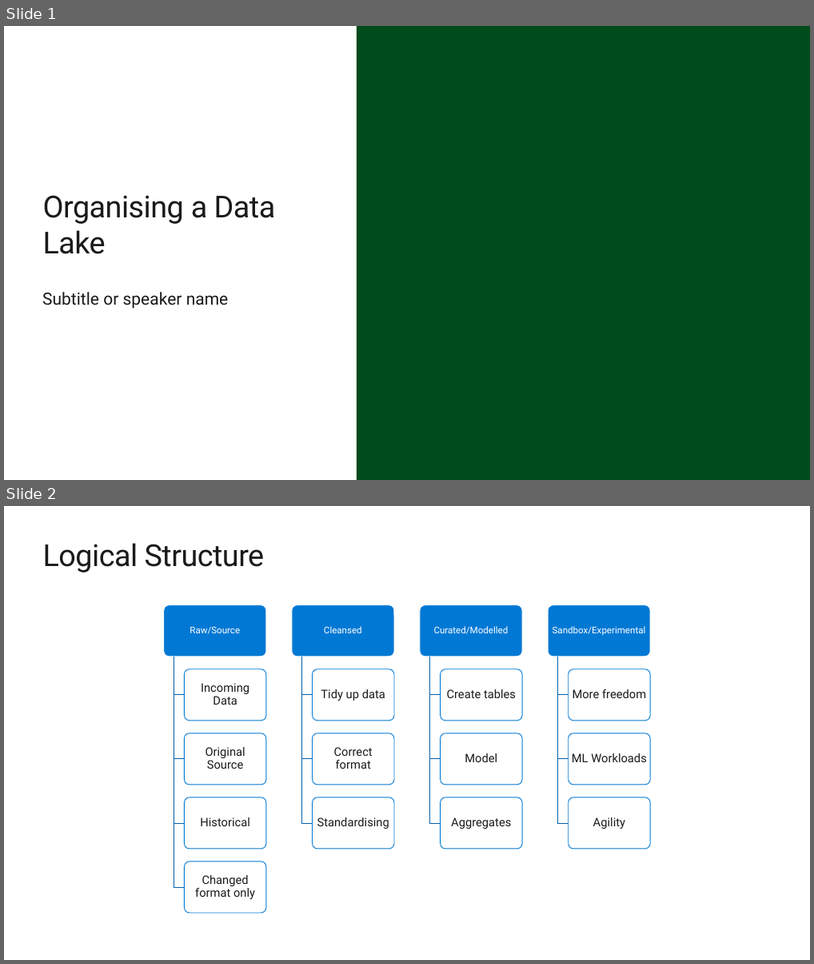
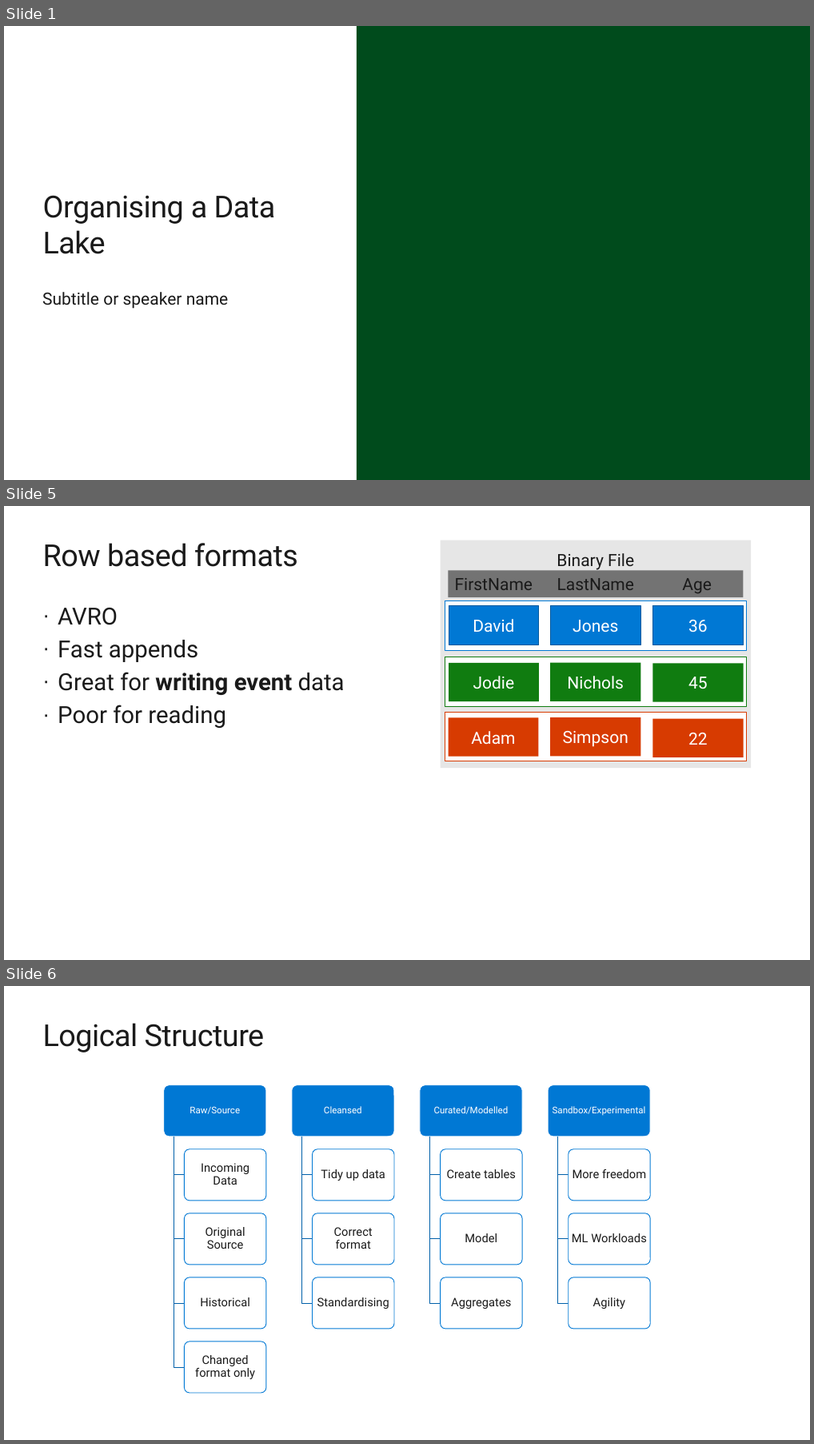
Before and after one commit to davedoesdemos/DataLakeInADay, a slide deck: Session2/content/OrganisingADataLake.pptx. Shown one above the other, each under a label of ours: slides 1 and 2 before the commit, slides 1, 5 and 6 after it; the slides between them are not shown. The pictures are 814x964 and 814x1444 pixels, drawn with LibreOffice and Linux fonts; fonts in the diff are those of the drawing; background and template pictures are left out. Boxes give left, top, right and bottom in pixels: in the first picture for what was removed or moved away, otherwise in the second. Text is boxed around its words. In the diff, an @@ line names an element or a change of style, - is before the commit and + after.

```diff
--- a/Session2/content/OrganisingADataLake.pptx
+++ b/Session2/content/OrganisingADataLake.pptx
@@ slide 5 added at bbox=[4, 506, 810, 960], background #FFFFFF @@
@@ title added at bbox=[43, 543, 298, 567], 36 pt, text #1A1A1A @@
+Row based formats
@@ rectangle added at bbox=[441, 540, 752, 768], fill #E6E6E6, 20 pt, text #1A1A1A @@
+Binary File
@@ rectangle added at bbox=[449, 570, 744, 597], fill #737373 @@
@@ rectangle added at bbox=[445, 601, 747, 651], fill #FFFFFF, outline #0078D4 0.85 pt @@
@@ text added at bbox=[455, 578, 534, 590], 20 pt, text #1A1A1A @@
+FirstName
@@ text added at bbox=[558, 578, 634, 590], 20 pt, text #1A1A1A @@
+LastName
@@ text added at bbox=[682, 578, 712, 593], 20 pt, text #1A1A1A @@
+Age
@@ text added at bbox=[58, 608, 345, 728], 28 pt, text #1A1A1A @@
+· AVRO
+· Fast appends
+· Great for writing event data
+· Poor for reading
@@ rectangle added at bbox=[450, 606, 539, 644], fill #0078D4, outline #00599D 0.85 pt, 20 pt, text #FFFFFF @@
+David
@@ rectangle added at bbox=[551, 606, 642, 644], fill #0078D4, outline #00599D 0.85 pt, 20 pt, text #FFFFFF @@
+Jones
@@ rectangle added at bbox=[653, 606, 744, 644], fill #0078D4, outline #00599D 0.85 pt, 20 pt, text #FFFFFF @@
+36
@@ rectangle added at bbox=[445, 657, 747, 707], fill #FFFFFF, outline #107C10 0.85 pt @@
@@ rectangle added at bbox=[450, 663, 539, 701], fill #107C10, 20 pt, text #FFFFFF @@
+Jodie
@@ rectangle added at bbox=[551, 663, 642, 701], fill #107C10, 20 pt, text #FFFFFF @@
+Nichols
@@ rectangle added at bbox=[653, 664, 744, 702], fill #107C10, 20 pt, text #FFFFFF @@
+45
@@ rectangle added at bbox=[445, 712, 747, 761], fill #FFFFFF, outline #D73B01 0.85 pt @@
@@ rectangle added at bbox=[449, 718, 538, 756], fill #D73B01, 20 pt, text #FFFFFF @@
+Adam
@@ rectangle added at bbox=[551, 717, 642, 756], fill #D73B01, 20 pt, text #FFFFFF @@
+Simpson
@@ rectangle added at bbox=[653, 718, 744, 757], fill #D73B01, 20 pt, text #FFFFFF @@
+22
@@ what was slide 2 is now slide 6 @@
```
Also in this commit, not shown: 3 other slides added, 2 slides removed, 1 other file.
